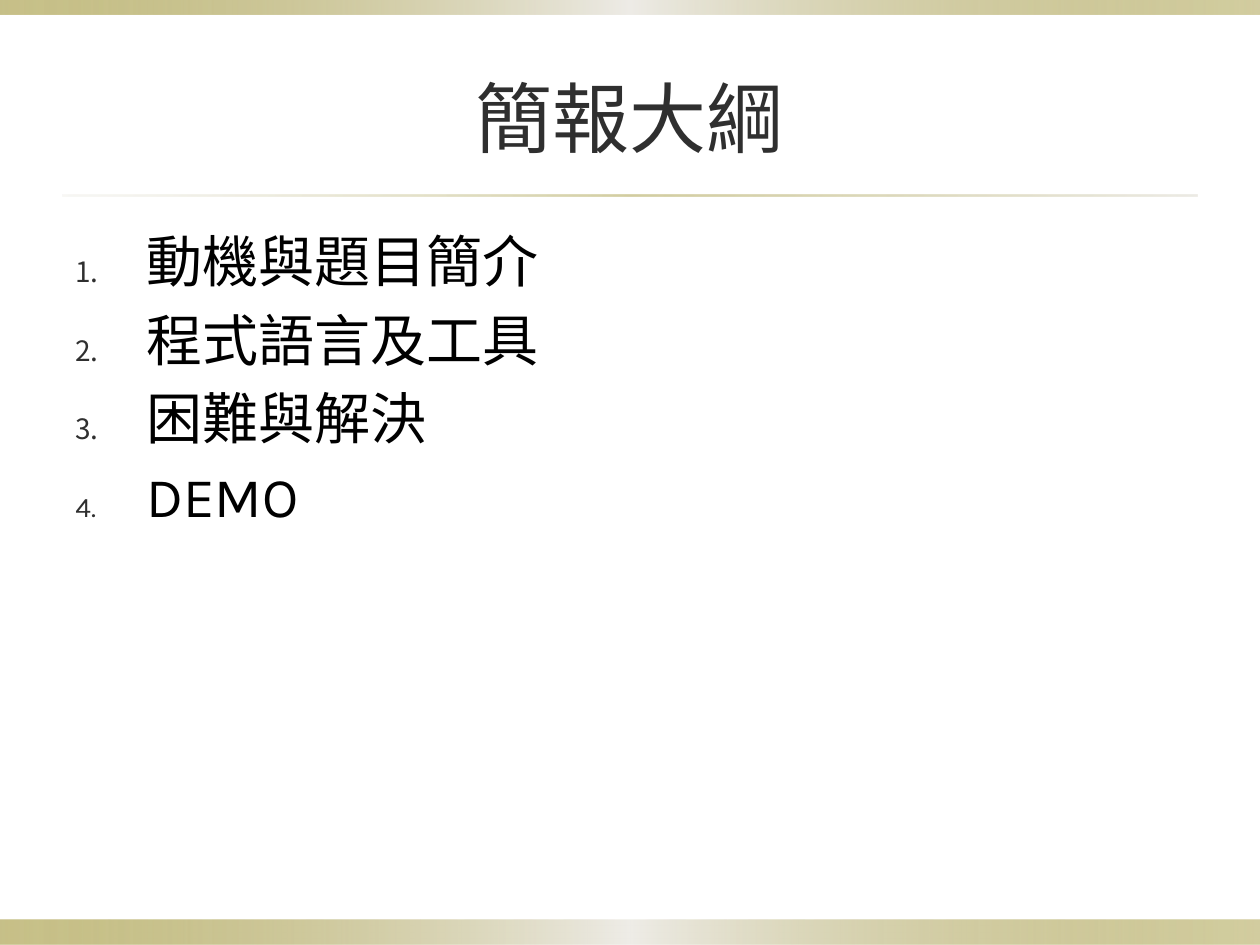
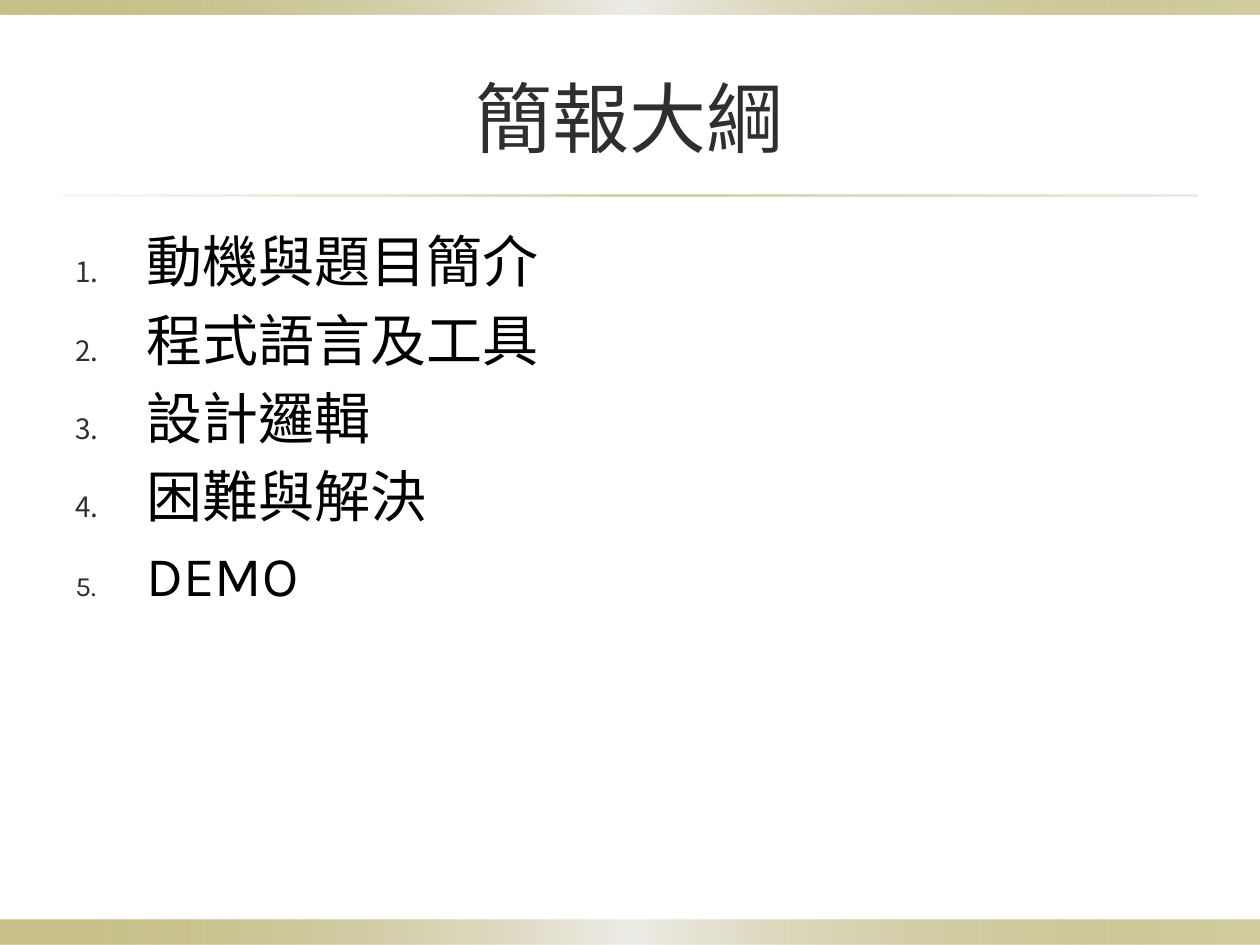
Before and after one commit to mvpscottjon/bsk, a slide deck: slide 2 of 小專_7.pptx. Drawn at 1260x945 pixels with LibreOffice and Linux fonts; fonts in the diff are those of the drawing; background and template pictures are left out. Boxes give left, top, right and bottom in pixels: in the first picture for what was removed or moved away, otherwise in the second. Text is boxed around its words. In the diff, an @@ line names an element or a change of style, - is before the commit and + after.

```diff
--- a/小專_7.pptx
+++ b/小專_7.pptx
@@ text at (x1=146, y1=392, x2=370, y2=444): paragraph added @@
+3. 設計邏輯
```
Also in this commit, not shown: 3 other slides changed, 4 slides added, 1 slide removed, 7 other files.
